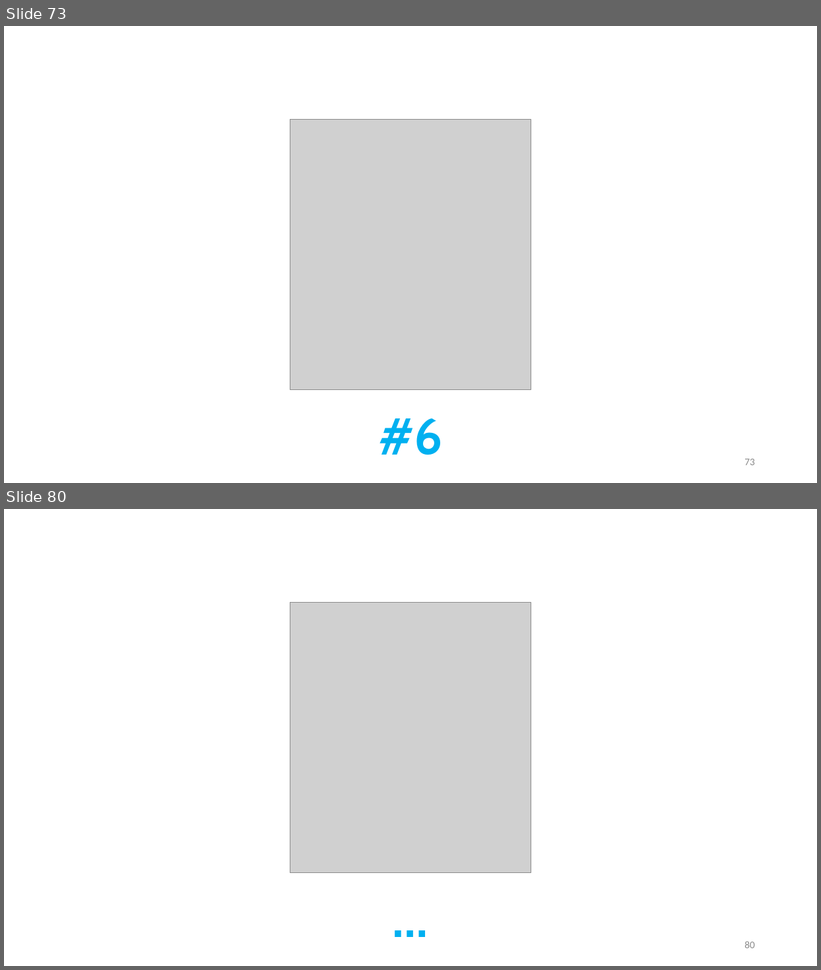
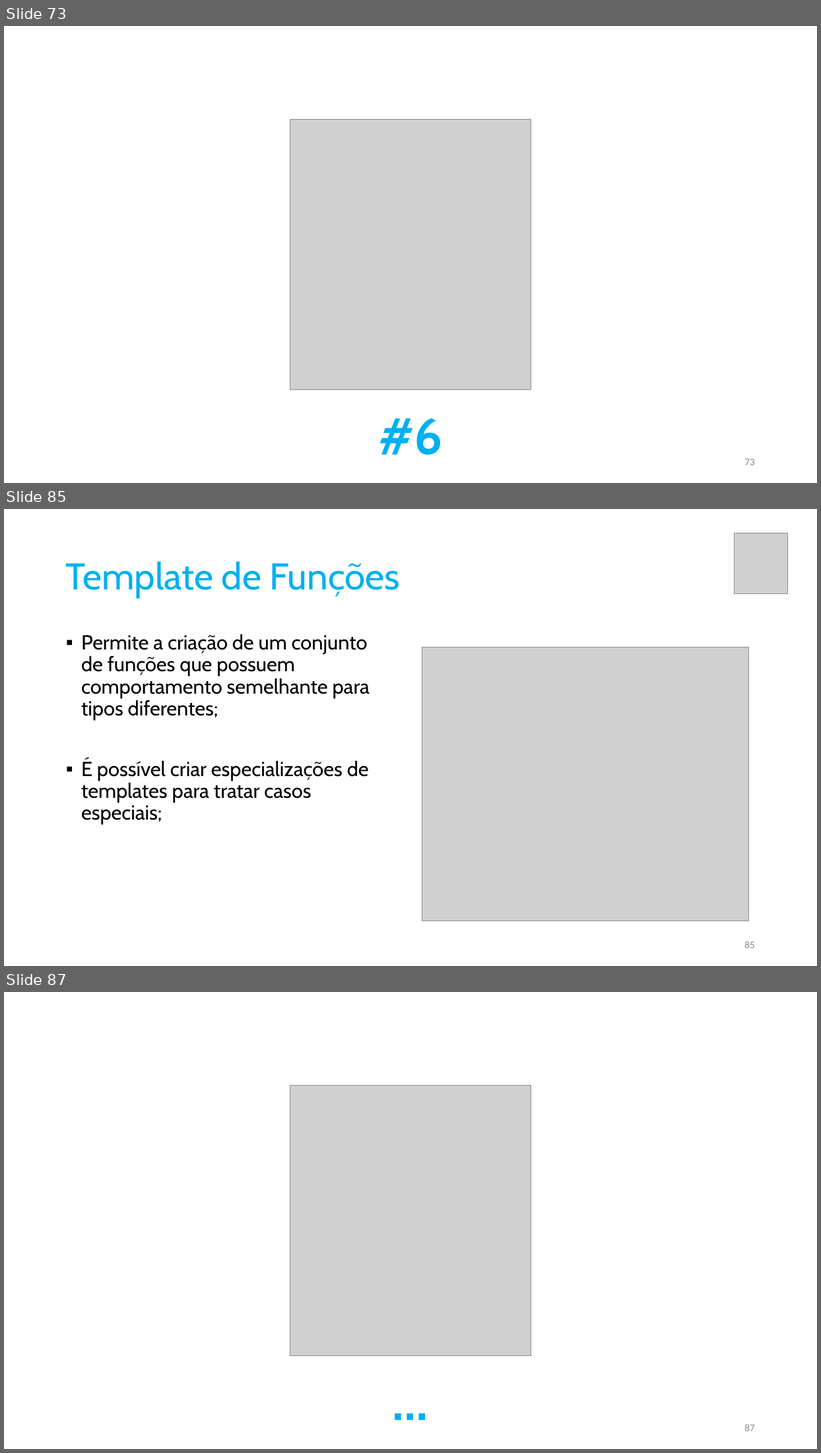
Before and after one commit to pfaco/ees_cpp, a slide deck: slides/C++.pptx. Shown one above the other, each under a label of ours: slides 73 and 80 before the commit, slides 73, 85 and 87 after it; the slides between them are not shown. The pictures are 821x970 and 821x1453 pixels, drawn with LibreOffice and Linux fonts; fonts in the diff are those of the drawing; grey boxes stand for pictures. Boxes give left, top, right and bottom in pixels: in the first picture for what was removed or moved away, otherwise in the second. Text is boxed around its words. In the diff, an @@ line names an element or a change of style, - is before the commit and + after.

```diff
--- a/slides/C++.pptx
+++ b/slides/C++.pptx
@@ slide 85 added at (4, 509, 817, 966), background #FFFFFF @@
@@ picture added at (735, 533, 789, 593) @@
@@ title added at (66, 561, 400, 598), 44 pt, text #00B0F0 @@
+Template de Funções
@@ text added at (81, 634, 370, 824), 24 pt, text #000000 @@
+▪ Permite a criação de um conjunto de funções que possuem comportamento semelhante para tipos diferentes;
+▪ É possível criar especializações de templates para tratar casos especiais;
@@ picture added at (422, 648, 748, 921) @@
@@ page number added at (745, 941, 755, 949), 12 pt, text #8C8C8C @@
+85
@@ what was slide 80 is now slide 87 @@
@@ page number at (745, 1424, 755, 1432): text changed @@
-80
+87
```
Also in this commit, not shown: 2 slides changed, 10 other slides added, 2 slides removed, 6 other files.
